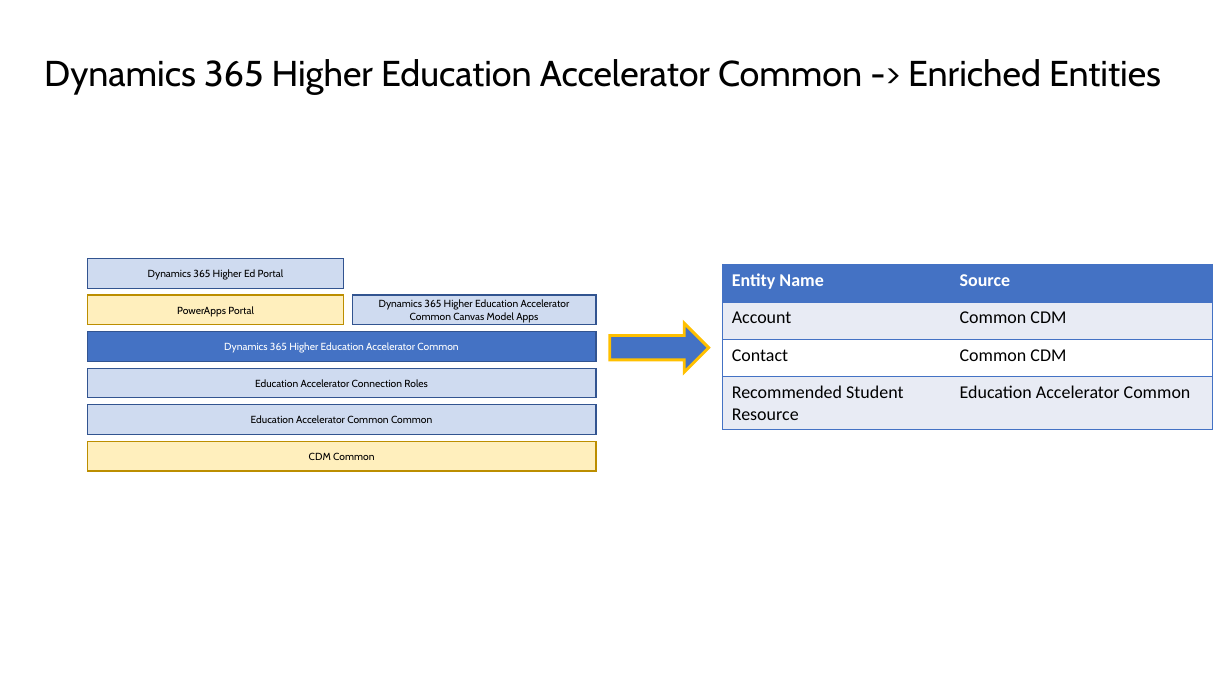
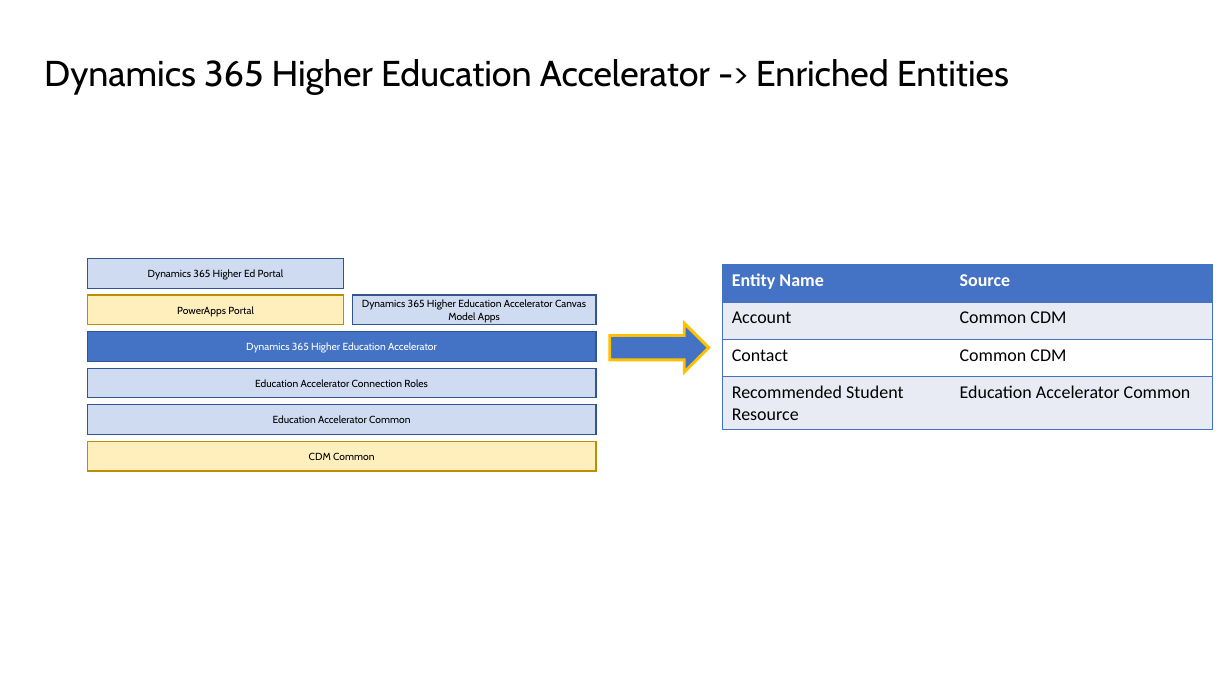
Before and after one commit to microsoft/Industry-Accelerator-Education, a slide deck: slide 10 of documentation/Higher.Education.Solution.Packaging.Design & ERD.pptx (slide 9 before the commit). Drawn at 1232x693 pixels with LibreOffice and Linux fonts; fonts in the diff are those of the drawing. Boxes give left, top, right and bottom in pixels: in the first picture for what was removed or moved away, otherwise in the second. Text is boxed around its words. In the diff, an @@ line names an element or a change of style, - is before the commit and + after.

```diff
--- a/documentation/Higher.Education.Solution.Packaging.Design & ERD.pptx
+++ b/documentation/Higher.Education.Solution.Packaging.Design & ERD.pptx
@@ text at (44, 59, 1009, 95): text changed @@
-Dynamics 365 Higher Education Accelerator Common -> Enriched Entities
+Dynamics 365 Higher Education Accelerator -> Enriched Entities
@@ text in rectangle at (362, 299, 586, 322): text changed @@
-Dynamics 365 Higher Education Accelerator Common Canvas Model Apps
+Dynamics 365 Higher Education Accelerator Canvas Model Apps
@@ text in rectangle at (246, 342, 437, 353): text changed @@
-Dynamics 365 Higher Education Accelerator Common
+Dynamics 365 Higher Education Accelerator
@@ text in rectangle at (273, 415, 410, 423): text changed @@
-Education Accelerator Common Common
+Education Accelerator Common
```
Also in this commit, not shown: 12 other slides changed, 1 slide added, 33 other files.
